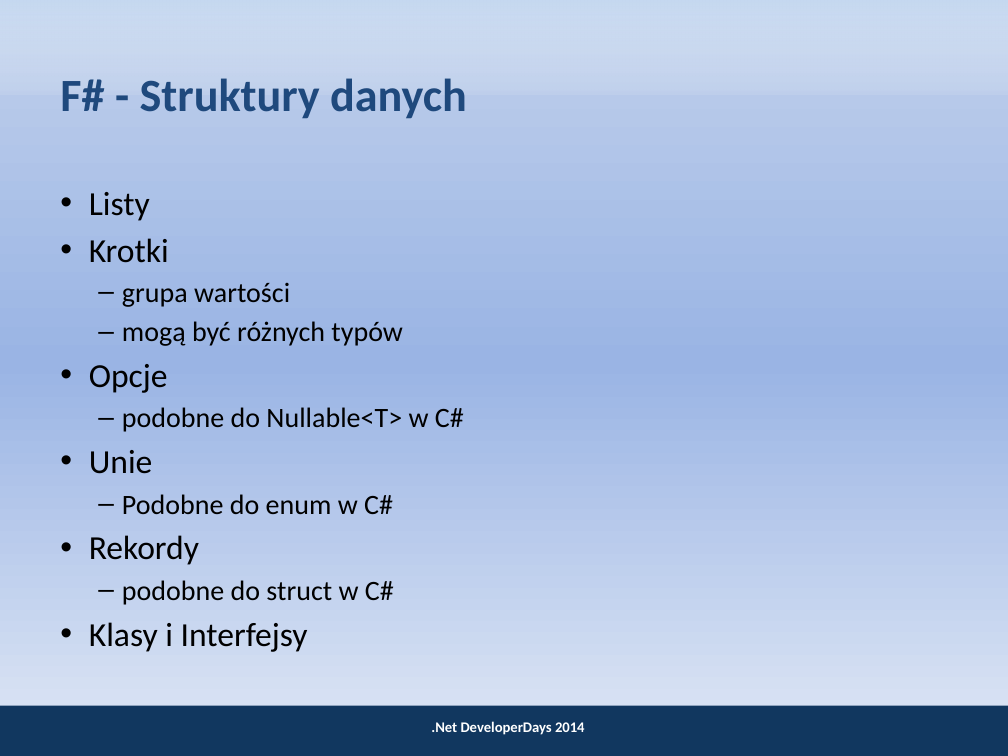
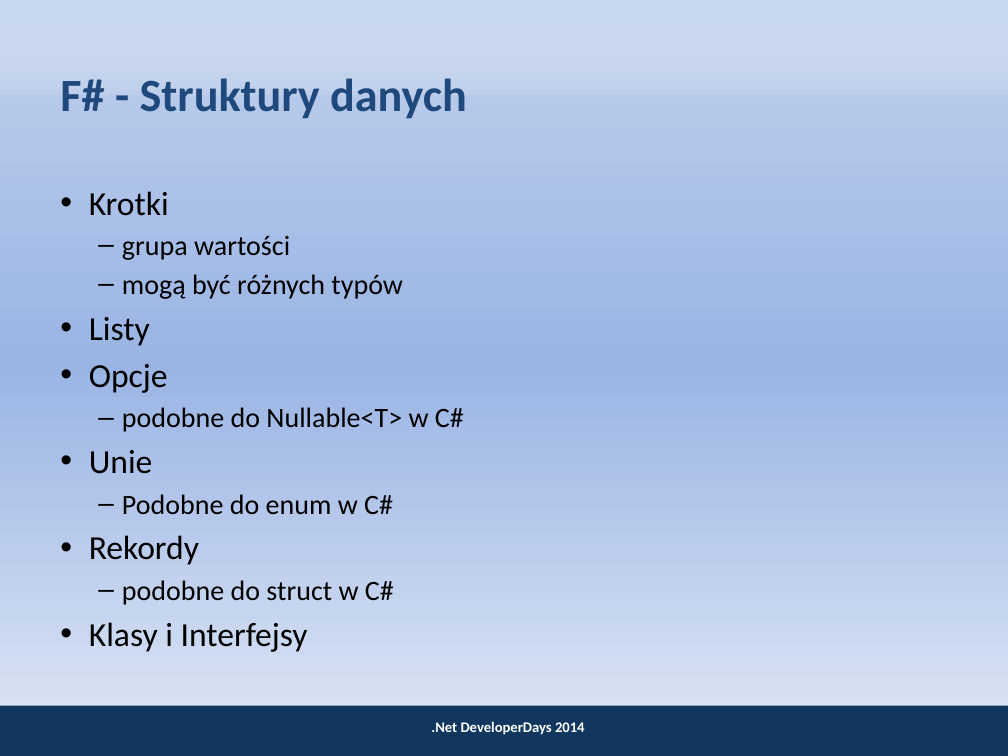
Before and after one commit to kubawalinski/Talks, a slide deck: slide 8 of F#/20141016 - .NET Developer Days/Kuba Waliński - F# - Dlaczego warto programować funkcyjnie.pptx. Drawn at 1008x756 pixels with LibreOffice and Linux fonts; fonts in the diff are those of the drawing; background and template pictures are left out. Boxes give left, top, right and bottom in pixels: in the first picture for what was removed or moved away, otherwise in the second. Text is boxed around its words. In the diff, an @@ line names an element or a change of style, - is before the commit and + after.

Commit message:
Updated slides for F# talk at .NET Developer Days.

```diff
--- a/F#/20141016 - .NET Developer Days/Kuba Waliński - F# - Dlaczego warto programować funkcyjnie.pptx
+++ b/F#/20141016 - .NET Developer Days/Kuba Waliński - F# - Dlaczego warto programować funkcyjnie.pptx
@@ text at (89,192,150,221): paragraph removed @@
-• Listy
@@ text at (89,317,150,346): paragraph added @@
+• Listy
```
